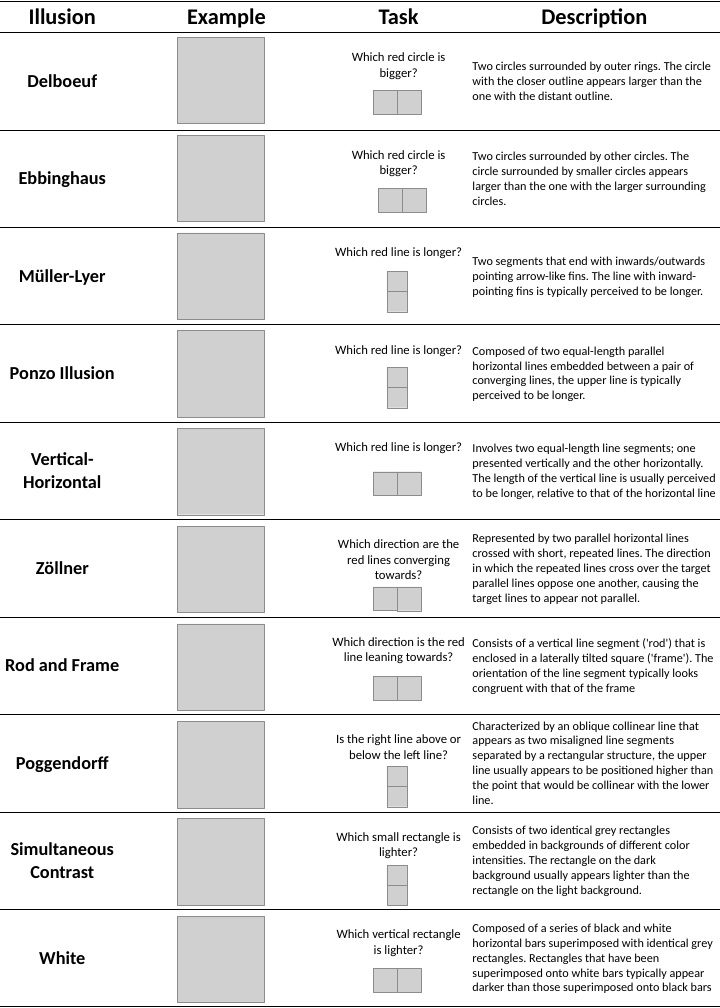
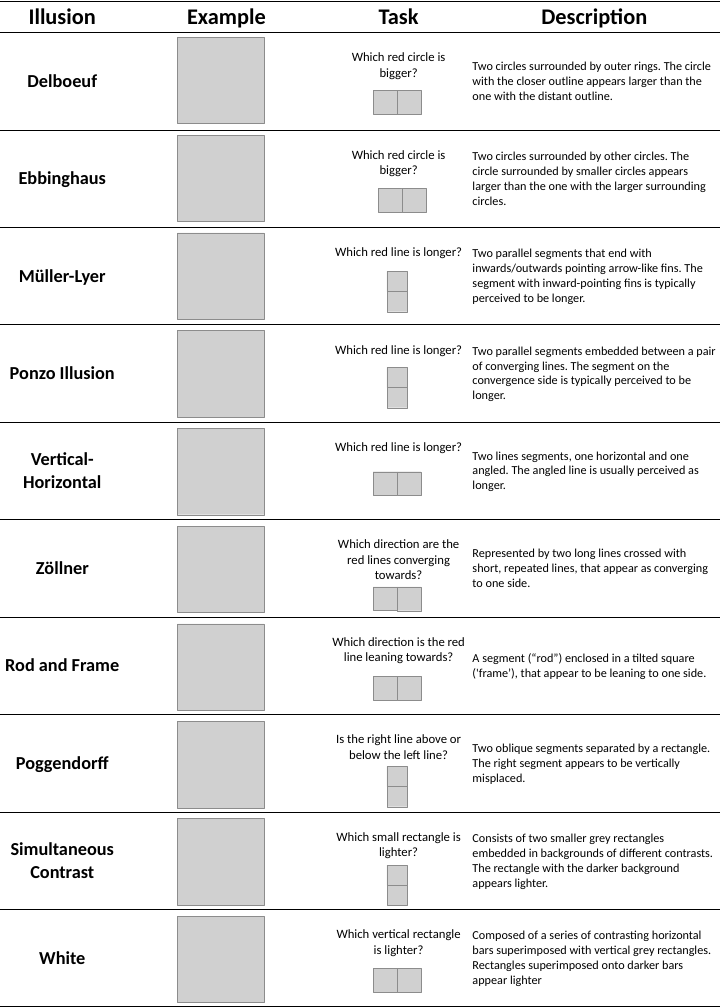
Before and after one commit to RealityBending/IllusionGameValidation, a slide deck: slide 1 of figures/Figure2.pptx. Drawn at 720x1008 pixels with LibreOffice and Linux fonts; fonts in the diff are those of the drawing; grey boxes stand for pictures. Boxes give left, top, right and bottom in pixels: in the first picture for what was removed or moved away, otherwise in the second. Text is boxed around its words. In the diff, an @@ line names an element or a change of style, - is before the commit and + after.

```diff
--- a/figures/Figure2.pptx
+++ b/figures/Figure2.pptx
@@ table at (0,1,720,1007) @@
-row 4, column 4: Two segments that end with inwards/outwards pointing arrow-like fins. The line with inward-pointing fins is typically perceived to be longer.
+row 4, column 4: Two parallel segments that end with inwards/outwards pointing arrow-like fins. The segment with inward-pointing fins is typically perceived to be longer.
-row 5, column 4: Composed of two equal-length parallel horizontal lines embedded between a pair of converging lines, the upper line is typically perceived to be longer.
+row 5, column 4: Two parallel segments embedded between a pair of converging lines. The segment on the convergence side is typically perceived to be longer.
-row 6, column 4: Involves two equal-length line segments; one presented vertically and the other horizontally. The length of the vertical line is usually perceived to be longer, relative to that of the horizontal line
+row 6, column 4: Two lines segments, one horizontal and one angled. The angled line is usually perceived as longer.
-row 7, column 4: Represented by two parallel horizontal lines crossed with short, repeated lines. The direction in which the repeated lines cross over the target parallel lines oppose one another, causing the target lines to appear not parallel.
+row 7, column 4: Represented by two long lines crossed with short, repeated lines, that appear as converging to one side.
-row 8, column 4: Consists of a vertical line segment ('rod') that is enclosed in a laterally tilted square ('frame'). The orientation of the line segment typically looks congruent with that of the frame
+row 8, column 4: A segment (“rod”) enclosed in a tilted square ('frame’), that appear to be leaning to one side.
-row 9, column 4: Characterized by an oblique collinear line that appears as two misaligned line segments separated by a rectangular structure, the upper line usually appears to be positioned higher than the point that would be collinear with the lower line.
+row 9, column 4: Two oblique segments separated by a rectangle. The right segment appears to be vertically misplaced.
-row 10, column 4: Consists of two identical grey rectangles embedded in backgrounds of different color intensities. The rectangle on the dark background usually appears lighter than the rectangle on the light background.
+row 10, column 4: Consists of two smaller grey rectangles embedded in backgrounds of different contrasts. The rectangle with the darker background appears lighter.
-row 11, column 4: Composed of a series of black and white horizontal bars superimposed with identical grey rectangles. Rectangles that have been superimposed onto white bars typically appear darker than those superimposed onto black bars
+row 11, column 4: Composed of a series of contrasting horizontal bars superimposed with vertical grey rectangles. Rectangles superimposed onto darker bars appear lighter
```
Also in this commit, not shown: 3 other files.
